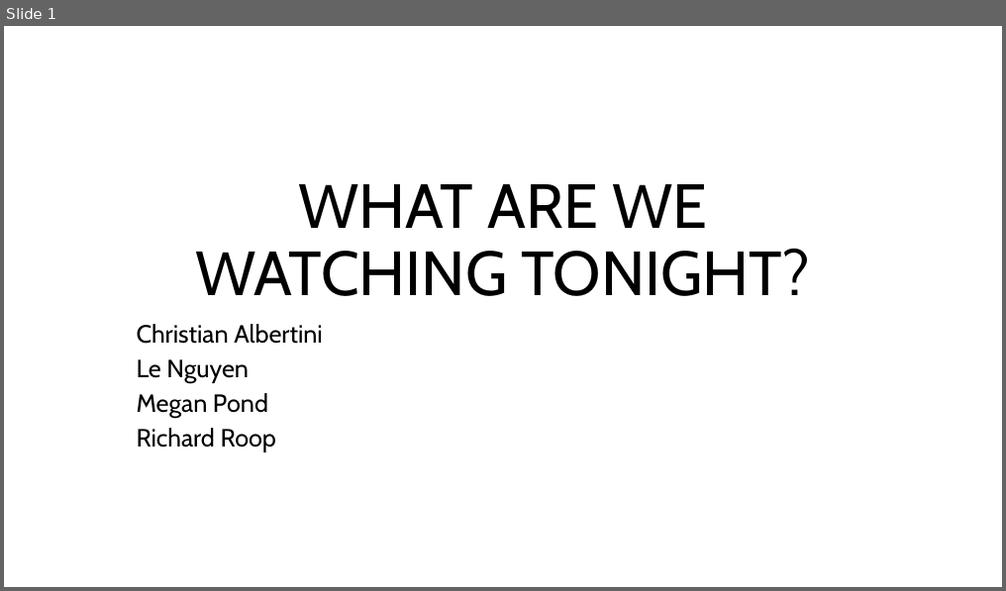
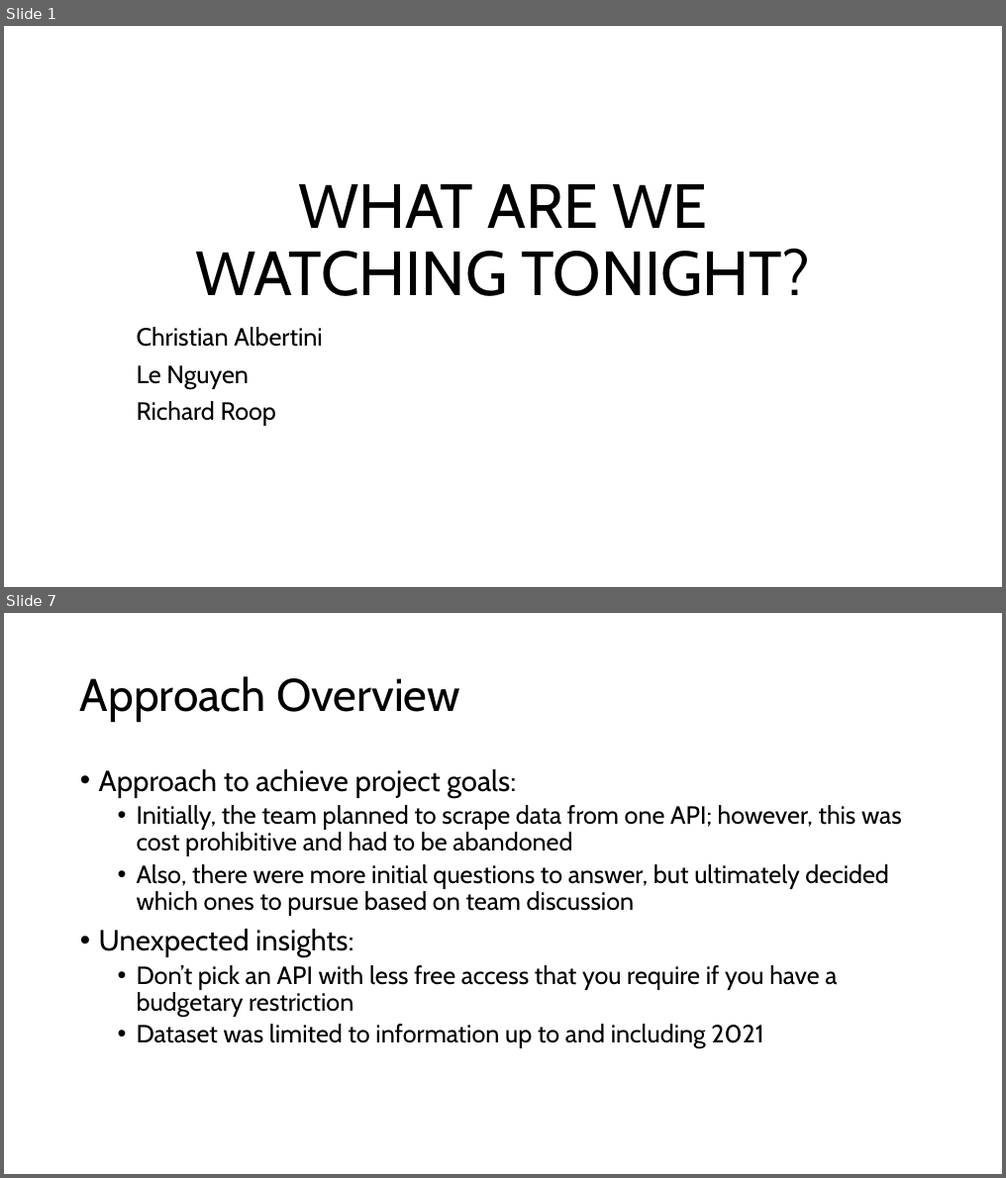
Before and after one commit to Christian-Albertini/UNC-Project-1, a slide deck: what_are_we_watching_tonight.pptx. Shown one above the other, each under a label of ours: slide 1 before the commit, slides 1 and 7 after it; the slides between them are not shown. The pictures are 1006x591 and 1006x1178 pixels, drawn with LibreOffice and Linux fonts; fonts in the diff are those of the drawing. Boxes give left, top, right and bottom in pixels: in the first picture for what was removed or moved away, otherwise in the second. Text is boxed around its words. In the diff, an @@ line names an element or a change of style, - is before the commit and + after.

```diff
--- a/what_are_we_watching_tonight.pptx
+++ b/what_are_we_watching_tonight.pptx
@@ slide 7 added at bbox=[4, 613, 1002, 1174], background #FFFFFF @@
@@ title added at bbox=[80, 676, 460, 722], 44 pt, text #000000 @@
+Approach Overview
@@ text added at bbox=[99, 769, 902, 1049], 24 pt, text #000000 @@
+• Approach to achieve project goals:
+  • Initially, the team planned to scrape data from one API; however, this was cost prohibitive and had to be abandoned
+  • Also, there were more initial questions to answer, but ultimately decided which ones to pursue based on team discussion
+• Unexpected insights:
+  • Don’t pick an API with less free access that you require if you have a budgetary restriction
+  • Dataset was limited to information up to and including 2021
@@ slide 1 changed as well @@
@@ subtitle "Christian Albertini" at bbox=[137, 327, 322, 426]: line spacing 0.8 to 0.9 @@
@@ subtitle at bbox=[137, 393, 268, 418]: paragraph removed @@
-Megan Pond
```
Also in this commit, not shown: 12 other slides added, 1 slide removed.
